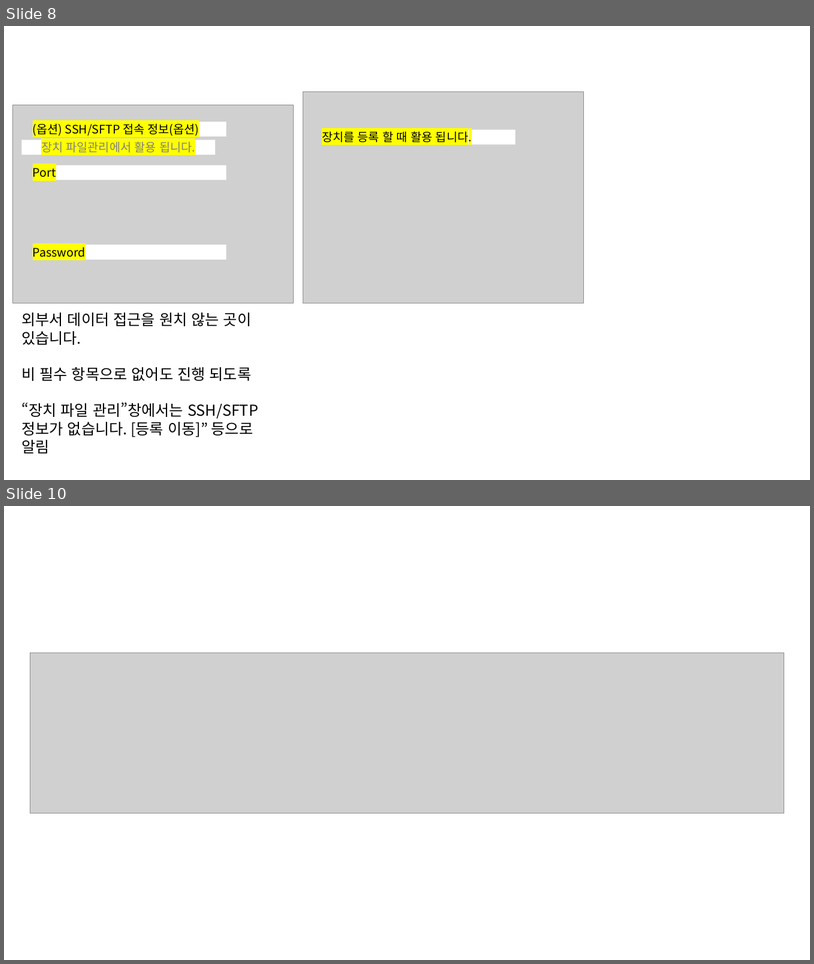
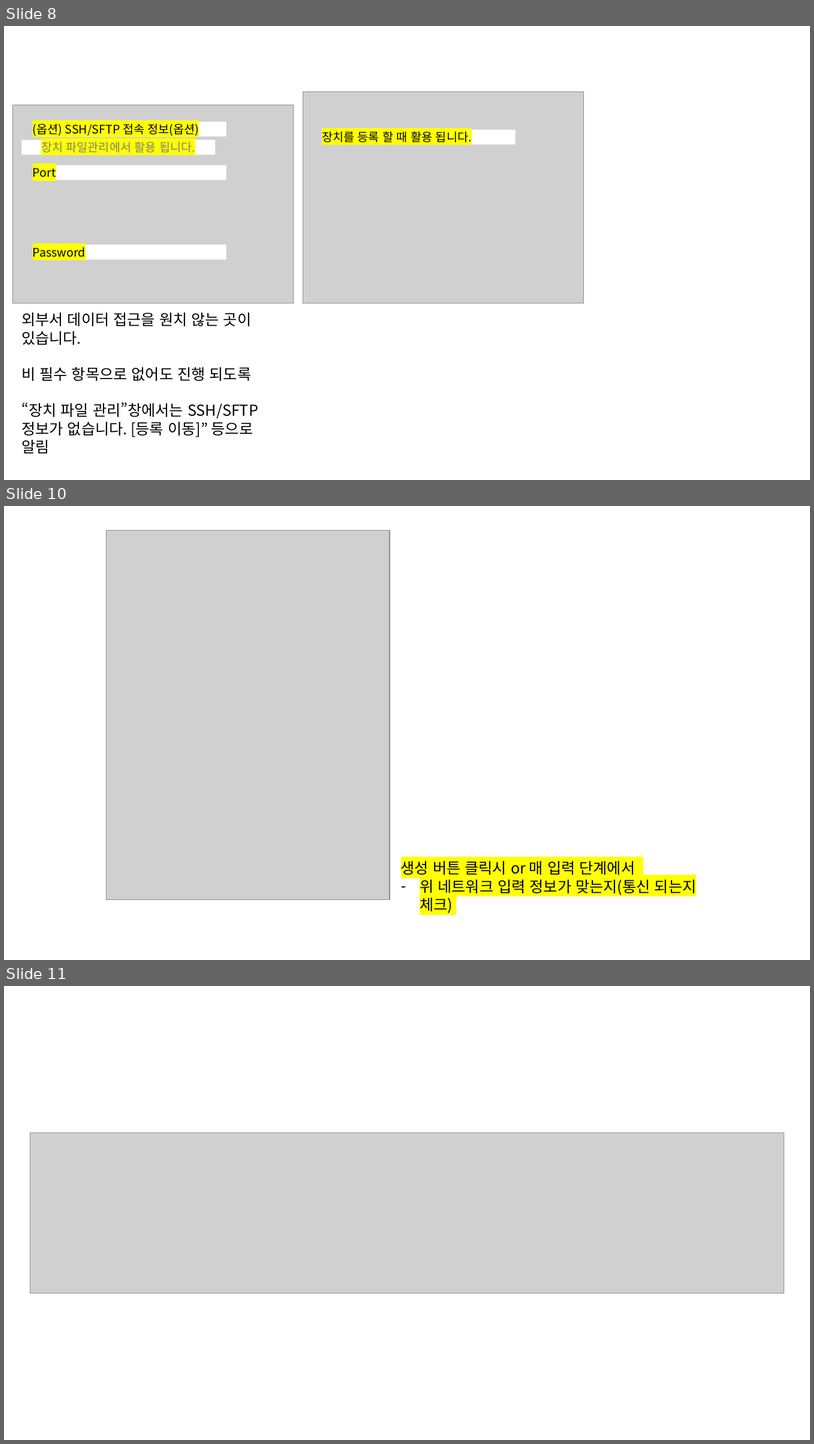
Before and after one commit to bigdata-car/kadap-manual, a slide deck: assets/06-dataspace/image.pptx. Shown one above the other, each under a label of ours: slides 8 and 10 before the commit, slides 8, 10 and 11 after it; the slides between them are not shown. The pictures are 814x964 and 814x1444 pixels, drawn with LibreOffice and Linux fonts; fonts in the diff are those of the drawing; grey boxes stand for pictures. Boxes give left, top, right and bottom in pixels: in the first picture for what was removed or moved away, otherwise in the second. Text is boxed around its words. In the diff, an @@ line names an element or a change of style, - is before the commit and + after.

```diff
--- a/assets/06-dataspace/image.pptx
+++ b/assets/06-dataspace/image.pptx
@@ slide 10 added at (4, 506, 810, 960), background #FFFFFF @@
@@ picture added at (106, 530, 390, 899) @@
@@ text added at (401, 861, 697, 913), 18 pt, text #000000 @@
+생성 버튼 클릭시 or 매 입력 단계에서
+– 위 네트워크 입력 정보가 맞는지(통신 되는지 체크)
@@ what was slide 10 is now slide 11 @@
```
Also in this commit, not shown: 1 slide changed, 7 other slides added, 1 slide removed.
